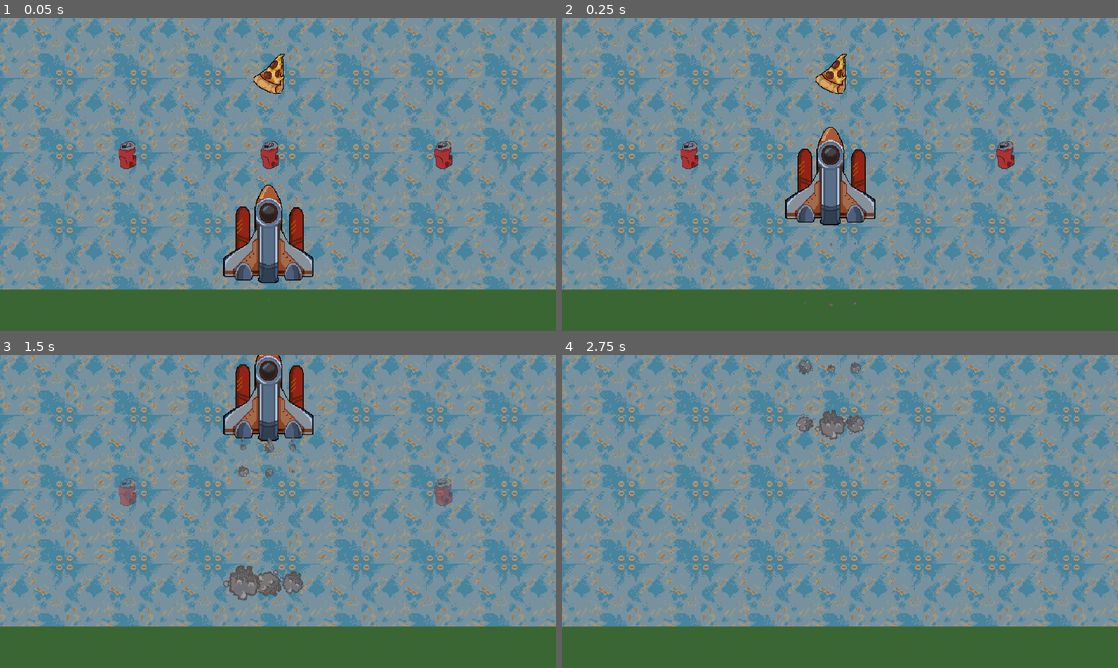
Above: before the commit, frames 1-4 (two rows, left to right).
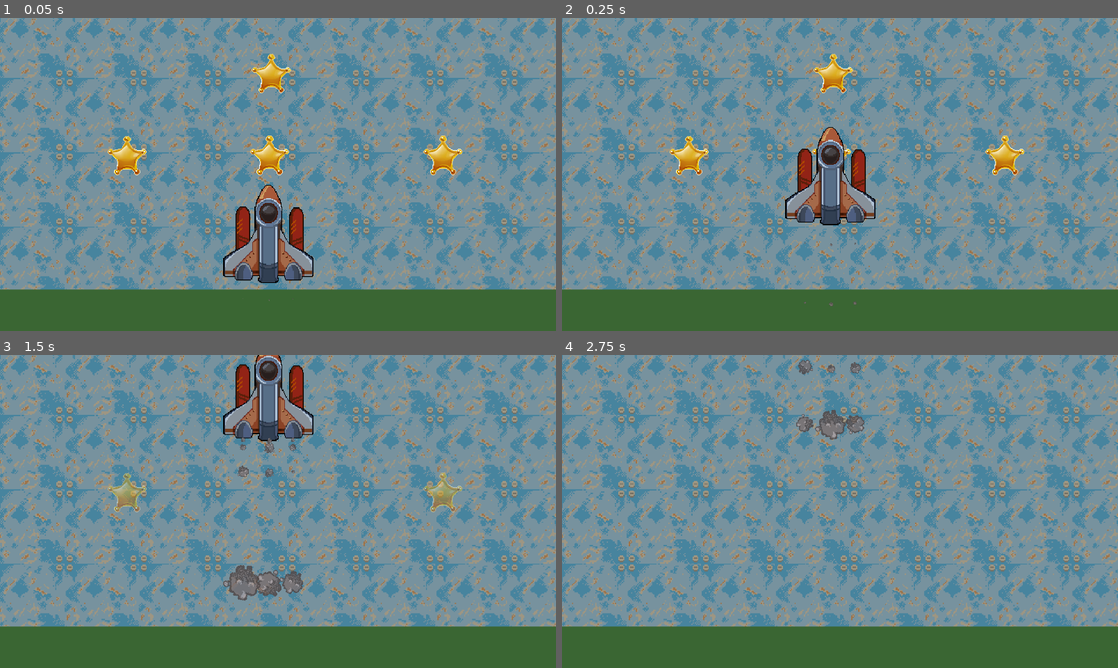
Above: after the commit, the same moments.

Repository: Boryslavc/gj60
Game: Godot game, scene res://Scenes/finalRocketAnimation.tscn
Two runs of this game, one before a commit and one after it. Both use one fixed random seed, a clock stepped at 60 frames per second and the inputs below. This scene is started directly instead of the project's main scene. The engine's default icon, where the game draws it, is replaced by a stand-in: a white triangle on a blue panel in a dark square.
Inputs:
- Up to frame 1 (0.05 s): no input
- Up to frame 2 (0.25 s): no input
- Up to frame 3 (1.5 s): tap Enter at 0.5 s; hold D (switch_right) 0.53-1.28 s; tap 1 at 0.6, 1.35 s; hold S (switch_down) from 1.28 s (still down)
- Up to frame 4 (2.75 s): release S (switch_down) at 2.03 s; hold D (switch_right) from 2.03 s (still down); tap 1 at 2.1 s

The runs differ from the first frame. In frame 1, 1.8% of the frame differs, in the area x 19-84%, y 11-51%; in frame 2, 1.4%; in frame 3, 0.8%; in frame 4, nothing differs.

Commit message:
add star assets to final animation

Diff:
--- a/Scenes/finalRocketAnimation.tscn
+++ b/Scenes/finalRocketAnimation.tscn
@@ -2,9 +2,8 @@
 
 [ext_resource type="Script" uid="uid://cge86o2t3gmra" path="res://Scenes/finalRocketAnimation.gd" id="1_6svd6"]
 [ext_resource type="Texture2D" uid="uid://bnovoa83r5iws" path="res://Assets/background1tile.png" id="2_dh5wu"]
-[ext_resource type="Texture2D" uid="uid://635kmvphp1v3" path="res://Assets/can.png" id="3_16wfi"]
-[ext_resource type="Texture2D" uid="uid://bvwu5ncrxa2f" path="res://Assets/pizza.png" id="4_i13gp"]
-[ext_resource type="PackedScene" uid="uid://dsige7vuw3ta3" path="res://Scenes/rocketBuilder.tscn" id="5_wgn2r"]
+[ext_resource type="Texture2D" uid="uid://df1d0j14k0eti" path="res://Assets/Sprites/starSprite.png" id="3_imwyu"]
+[ext_resource type="PackedScene" uid="uid://dsige7vuw3ta3" path="res://Scenes/Playable Scenes/rocketBuilder.tscn" id="5_wgn2r"]
 
 [node name="finalRocketAnimation" type="Node2D" unique_id=532335740]
 script = ExtResource("1_6svd6")
@@ -36,7 +35,7 @@
 offset_right = 931.0
 offset_bottom = 476.0
 scale = Vector2(2, 2)
-texture = ExtResource("3_16wfi")
+texture = ExtResource("3_imwyu")
 
 [node name="LeftStar" type="TextureRect" parent="." unique_id=538358042]
 offset_left = 367.0
@@ -44,7 +43,7 @@
 offset_right = 439.0
 offset_bottom = 477.0
 scale = Vector2(2, 2)
-texture = ExtResource("3_16wfi")
+texture = ExtResource("3_imwyu")
 
 [node name="RightStar" type="TextureRect" parent="." unique_id=1542023686]
 offset_left = 1458.0
@@ -52,7 +51,7 @@
 offset_right = 1530.0
 offset_bottom = 476.0
 scale = Vector2(2, 2)
-texture = ExtResource("3_16wfi")
+texture = ExtResource("3_imwyu")
 
 [node name="GrandStar" type="TextureRect" parent="." unique_id=2047986462]
 offset_left = 865.0
@@ -60,7 +59,7 @@
 offset_right = 937.0
 offset_bottom = 194.0
 scale = Vector2(2, 2)
-texture = ExtResource("4_i13gp")
+texture = ExtResource("3_imwyu")
 
 [node name="RocketBuilder" parent="." unique_id=431214620 instance=ExtResource("5_wgn2r")]
 texture_filter = 1
Binary file added: Assets/Sprites/starSprite.png
Not shown, added: Assets/Sprites/starSprite.png.import
